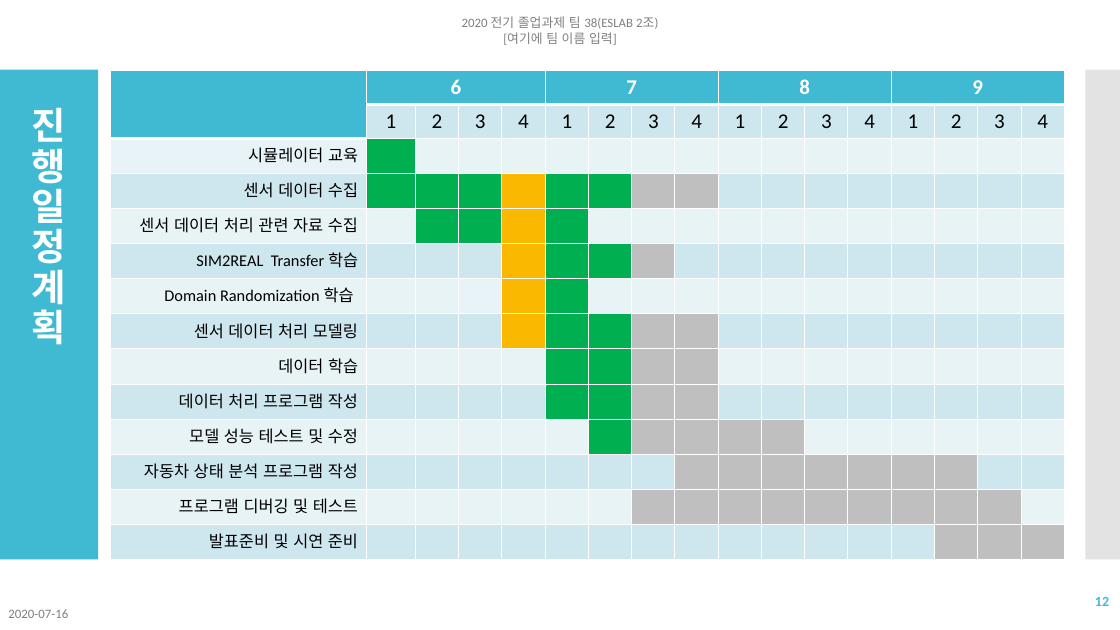
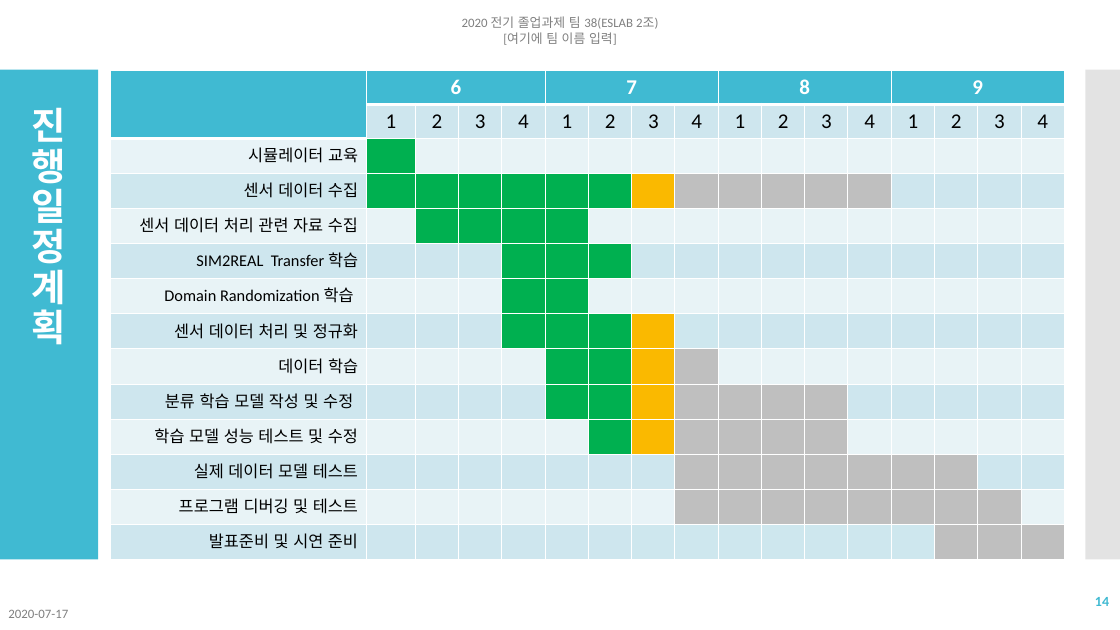
Before and after one commit to NgaAdrain/TEAM_Enter_Text_Here, a slide deck: slide 14 of Reports/졸업과제 네번째 발표 2조.pptx (slide 12 before the commit). Drawn at 1120x630 pixels with LibreOffice and Linux fonts; fonts in the diff are those of the drawing. Boxes give left, top, right and bottom in pixels: in the first picture for what was removed or moved away, otherwise in the second. Text is boxed around its words. In the diff, an @@ line names an element or a change of style, - is before the commit and + after.

```diff
--- a/Reports/졸업과제 네번째 발표 2조.pptx
+++ b/Reports/졸업과제 네번째 발표 2조.pptx
@@ table at box(110, 70, 1070, 559) @@
-row 8, column 1: 센서 데이터 처리 모델링
+row 8, column 1: 센서 데이터 처리 및 정규화
-row 10, column 1: 데이터 처리 프로그램 작성
+row 10, column 1: 분류 학습 모델 작성 및 수정
-row 11, column 1: 모델 성능 테스트 및 수정
+row 11, column 1: 학습 모델 성능 테스트 및 수정
-row 12, column 1: 자동차 상태 분석 프로그램 작성
+row 12, column 1: 실제 데이터 모델 테스트
@@ fill #FAB900 to #00B050 in 5 cells @@
@@ fill #BFBFBF to #FAB900 in 5 cells @@
@@ fill #CFE7EE to #BFBFBF in 7 cells @@
@@ fill #BFBFBF to #CEE7EE in 2 cells @@
@@ fill #E8F3F7 to #BFBFBF in row 11, column 12 @@
@@ fill #BFBFBF to #E8F3F7 in row 13, column 8 @@
@@ page number at box(1095, 597, 1109, 606): text changed @@
-12
+14
@@ text at box(8, 610, 68, 618): text changed @@
-2020-07-16
+2020-07-17
```
Also in this commit, not shown: 12 other slides changed, 2 slides added, 6 other files.
